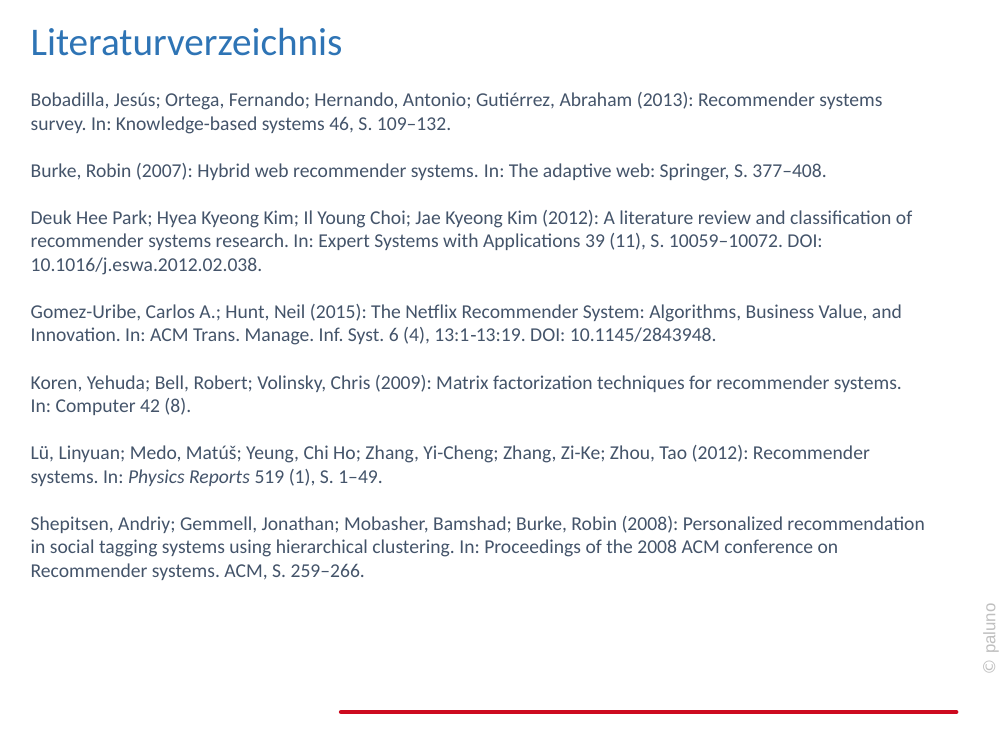
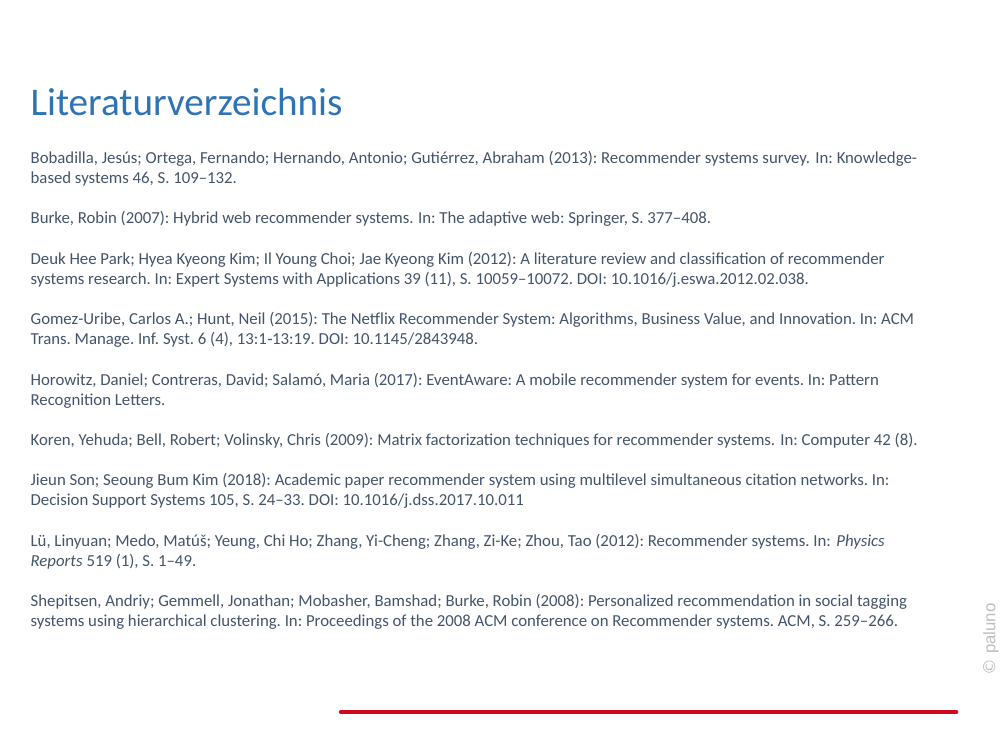
Before and after one commit to jabuettner/citavi, a slide deck: slide 27 of Diss (repo)/Recommender.pptx (slide 23 before the commit). Drawn at 1008x756 pixels with LibreOffice and Linux fonts; fonts in the diff are those of the drawing; background and template pictures are left out. Boxes give left, top, right and bottom in pixels: in the first picture for what was removed or moved away, otherwise in the second. Text is boxed around its words. In the diff, an @@ line names an element or a change of style, - is before the commit and + after.

```diff
--- a/Diss (repo)/Recommender.pptx
+++ b/Diss (repo)/Recommender.pptx
@@ text "Literaturverzeichnis": place and size @@
-text "Literaturverzeichnis" at <box>31,27,924,580</box>
+text "Literaturverzeichnis" at <box>31,87,918,629</box>
@@ text at <box>31,151,918,629</box>: size 14 to 12 pt in "Bobadilla, Jesús; Ortega, Fernando; Hernando, Antonio; Gutié ...", "Burke, Robin (2007): Hybrid web recommender systems. ...", "Deuk Hee Park; Hyea Kyeong Kim; Il ...", "Gomez-Uribe, Carlos A.; Hunt, Neil (2015): The ..." and 3 more places @@
@@ text at <box>31,373,879,408</box>: paragraph added @@
+Horowitz, Daniel; Contreras, David; Salamó, Maria (2017): EventAware: A mobile recommender system for events. In: Pattern Recognition Letters.
@@ text at <box>31,473,890,508</box>: paragraph added @@
+Jieun Son; Seoung Bum Kim (2018): Academic paper recommender system using multilevel simultaneous citation networks. In: Decision Support Systems 105, S. 24–33. DOI: 10.1016/j.dss.2017.10.011
```
Also in this commit, not shown: 12 other slides changed, 5 slides added, 1 slide removed.
